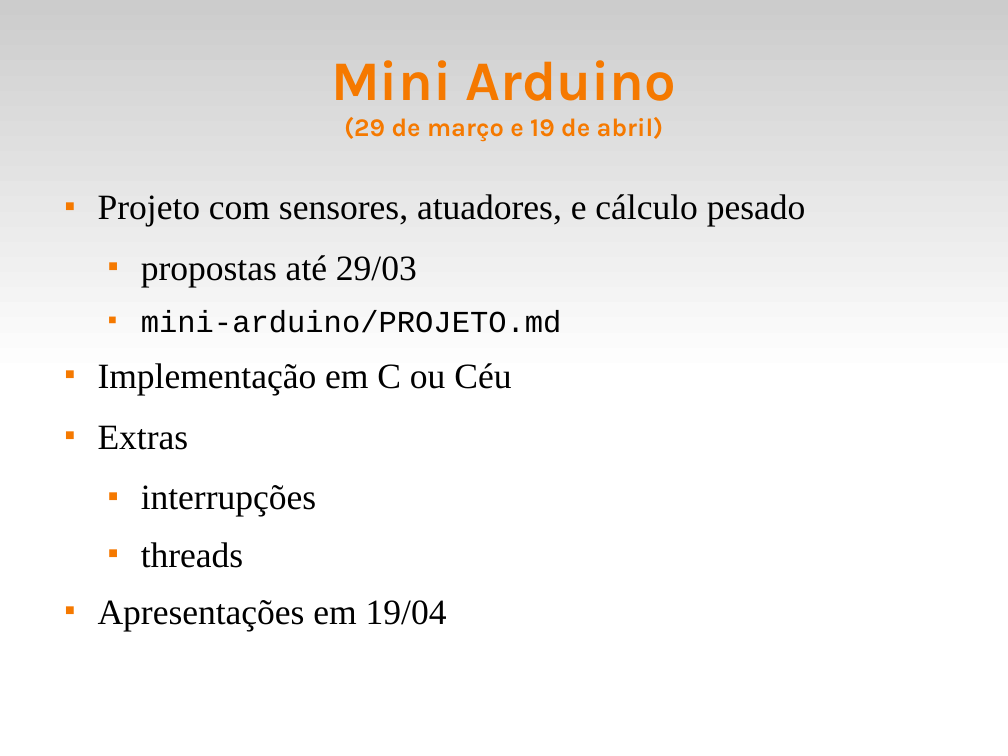
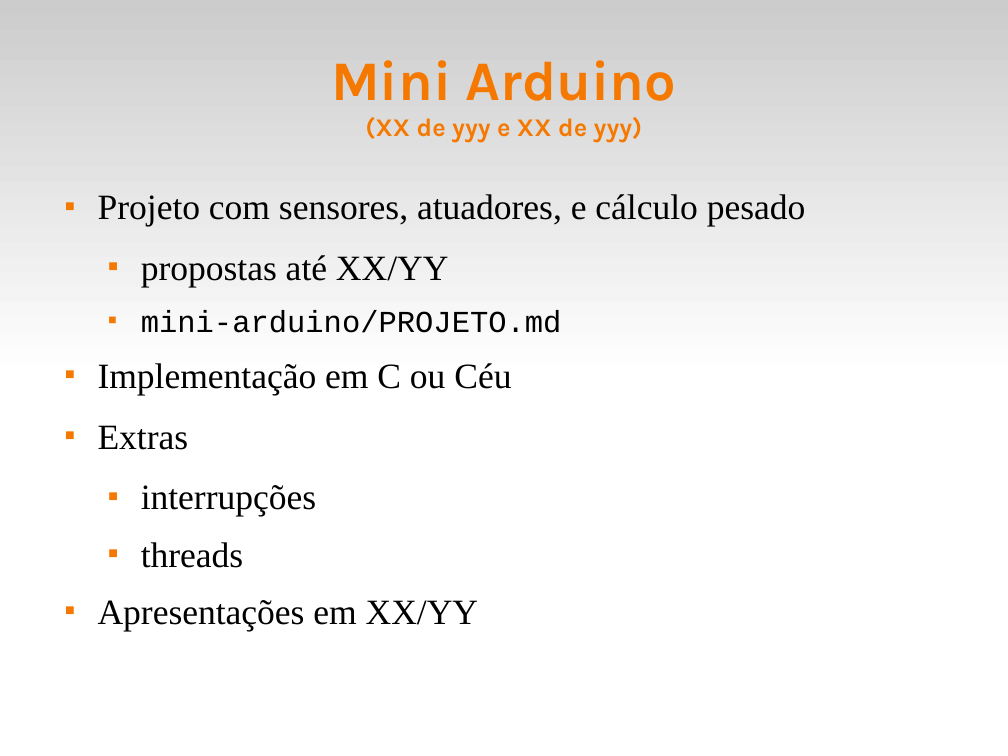
Before and after one commit to fsantanna-uerj/reativos, a slide deck: slide 18 of slides/02_arduino.odp (slide 19 before the commit). Drawn at 1008x756 pixels with LibreOffice and Linux fonts; fonts in the diff are those of the drawing. Boxes give left, top, right and bottom in pixels: in the first picture for what was removed or moved away, otherwise in the second. Text is boxed around its words. In the diff, an @@ line names an element or a change of style, - is before the commit and + after.

Commit message:
(>) slides

```diff
--- a/slides/02_arduino.odp
+++ b/slides/02_arduino.odp
@@ title at [331, 60, 676, 143]: text changed @@
-Mini Arduino
-(29 de março e 19 de abril)
+Mini Arduino
+(XX de yyy e XX de yyy)
@@ text at [141, 255, 448, 287]: text changed @@
-  ■ propostas até 29/03
+  ■ propostas até XX/YY
@@ text at [98, 600, 478, 630]: text changed @@
-■ Apresentações em 19/04
+■ Apresentações em XX/YY
```
Also in this commit, not shown: 2 other slides changed, 2 slides added, 3 slides removed, 6 other files.
